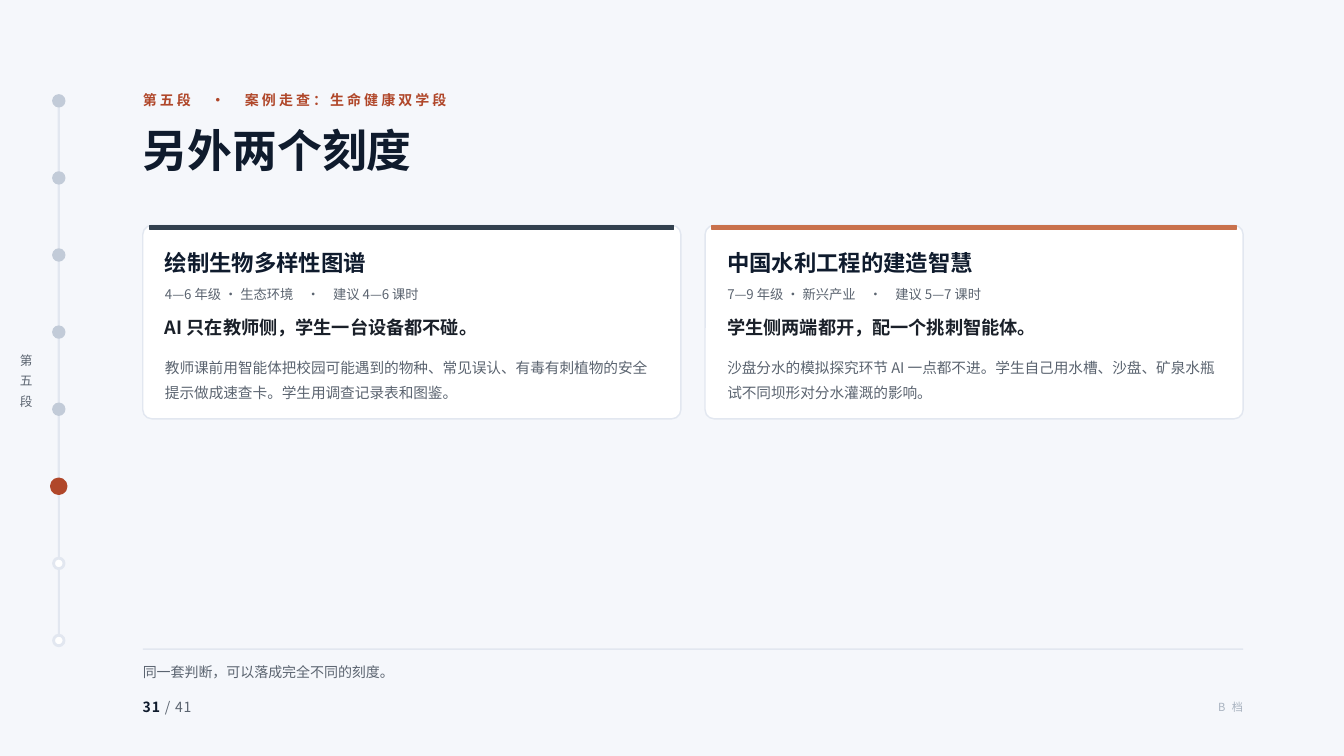
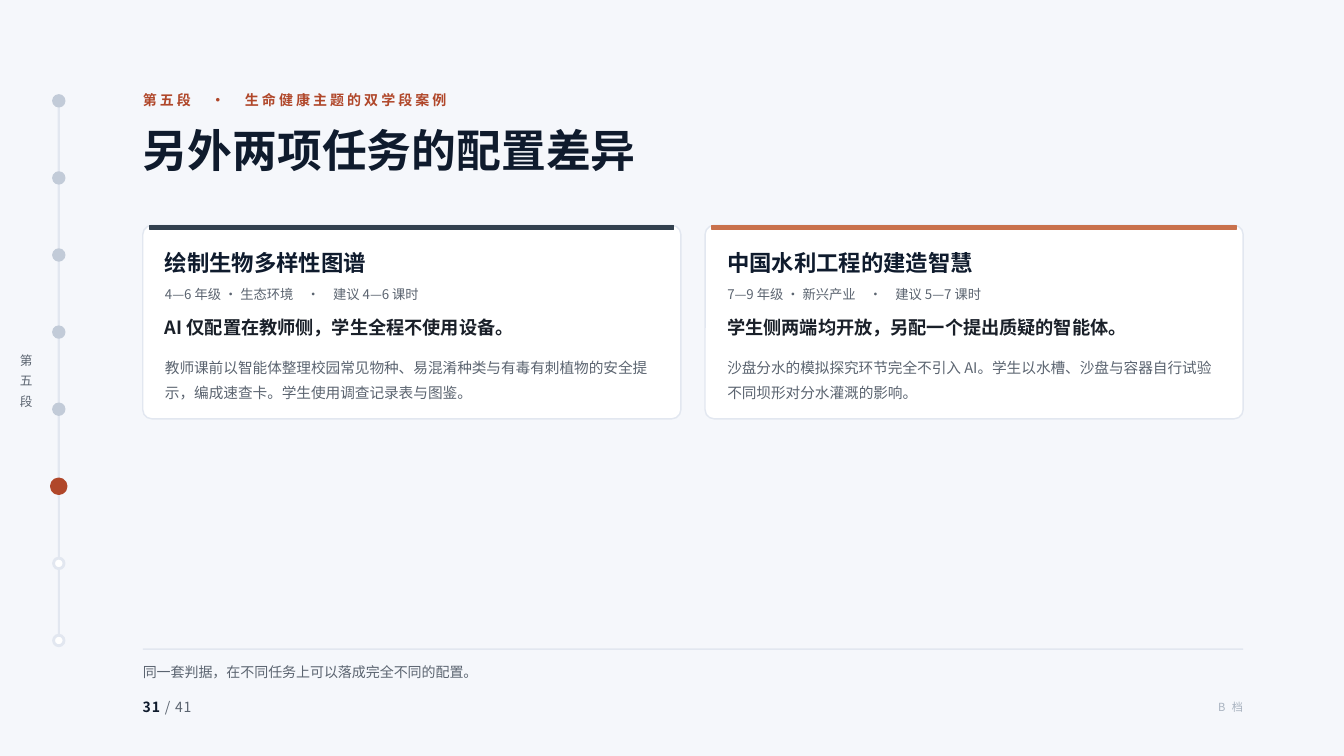
Before and after one commit to tonyxinvip/slides, a slide deck: slide 31 of comprehensive-practice-ai/做中学与综合实践活动.pptx. Drawn at 1344x756 pixels with LibreOffice and Linux fonts; fonts in the diff are those of the drawing. Boxes give left, top, right and bottom in pixels: in the first picture for what was removed or moved away, otherwise in the second. Text is boxed around its words. In the diff, an @@ line names an element or a change of style, - is before the commit and + after.

```diff
--- a/comprehensive-practice-ai/做中学与综合实践活动.pptx
+++ b/comprehensive-practice-ai/做中学与综合实践活动.pptx
@@ text at [143, 93, 446, 107]: text changed @@
-第五段 · 案例走查：生命健康双学段
+第五段 · 生命健康主题的双学段案例
@@ text at [143, 129, 636, 171]: text changed @@
-另外两个刻度
+另外两项任务的配置差异
@@ text at [165, 318, 514, 337]: text changed @@
-AI 只在教师侧，学生一台设备都不碰。
+AI 仅配置在教师侧，学生全程不使用设备。
@@ text at [727, 318, 1126, 337]: text changed @@
-学生侧两端都开，配一个挑刺智能体。
+学生侧两端均开放，另配一个提出质疑的智能体。
@@ text at [165, 360, 647, 399]: text changed @@
-教师课前用智能体把校园可能遇到的物种、常见误认、有毒有刺植物的安全提示做成速查卡。学生用调查记录表和图鉴。
+教师课前以智能体整理校园常见物种、易混淆种类与有毒有刺植物的安全提示，编成速查卡。学生使用调查记录表与图鉴。
@@ text at [727, 360, 1211, 399]: text changed @@
-沙盘分水的模拟探究环节 AI 一点都不进。学生自己用水槽、沙盘、矿泉水瓶试不同坝形对分水灌溉的影响。
+沙盘分水的模拟探究环节完全不引入 AI。学生以水槽、沙盘与容器自行试验不同坝形对分水灌溉的影响。
@@ text at [143, 665, 478, 678]: text changed @@
-同一套判断，可以落成完全不同的刻度。
+同一套判据，在不同任务上可以落成完全不同的配置。
```
Also in this commit, not shown: 38 other slides changed, 10 other files.
